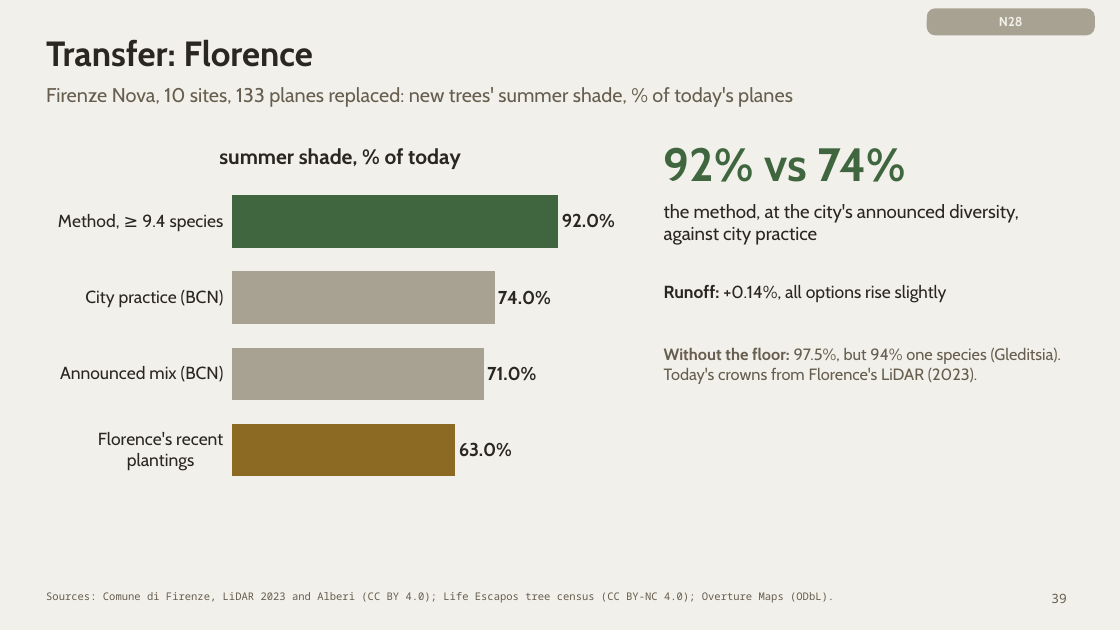
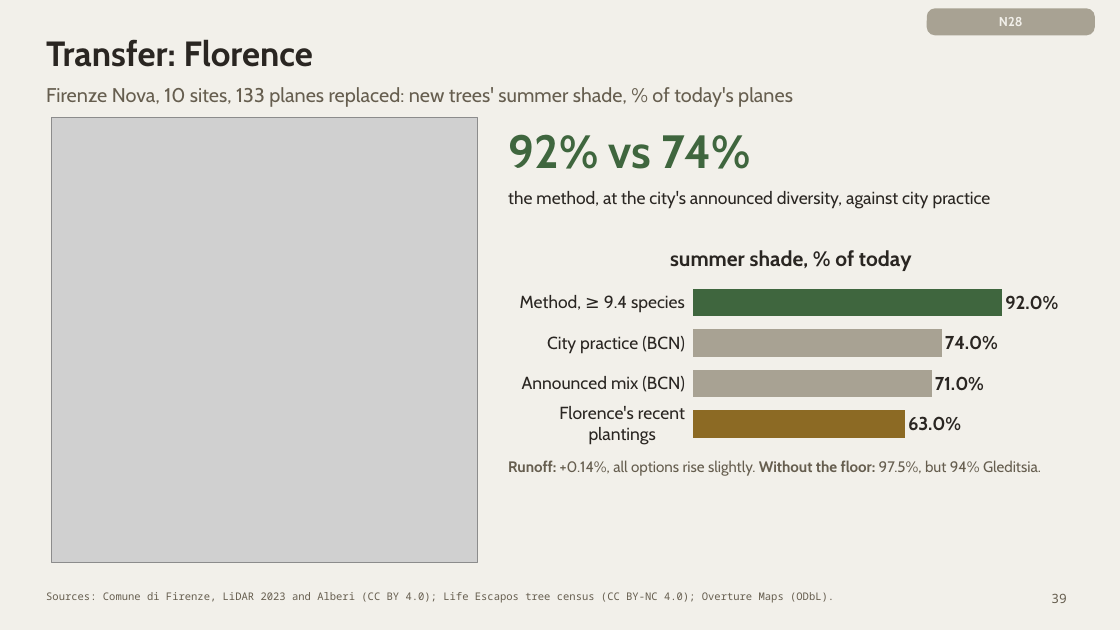
Before and after one commit to giofox96/shade-and-sponge, a slide deck: slide 39 of slides/final/shade_and_sponge_final_new.pptx. Drawn at 1120x630 pixels with LibreOffice and Linux fonts; fonts in the diff are those of the drawing; grey boxes stand for pictures. Boxes give left, top, right and bottom in pixels: in the first picture for what was removed or moved away, otherwise in the second. Text is boxed around its words. In the diff, an @@ line names an element or a change of style, - is before the commit and + after.

```diff
--- a/slides/final/shade_and_sponge_final_new.pptx
+++ b/slides/final/shade_and_sponge_final_new.pptx
@@ picture added at [51, 118, 477, 563] @@
@@ text "92% vs 74%": place and size @@
-text "92% vs 74%" at [664, 147, 1018, 245]
+text "92% vs 74%" at [508, 134, 991, 208]
@@ text at [508, 191, 991, 208]: size 16 to 15 pt in "the method, at the city's announced diversity, ..." @@
@@ bar chart: place and size @@
-bar chart at [46, 126, 634, 496]
+bar chart at [508, 231, 1074, 450]
@@ text removed at [664, 285, 947, 303] @@
-Runoff: +0.14%, all options rise slightly
@@ text at [508, 460, 1041, 476]: text changed; size 14 to 13 pt @@
-Without the floor: 97.5%, but 94% one species (Gleditsia). Today's crowns from Florence's LiDAR (2023).
+Runoff: +0.14%, all options rise slightly. Without the floor: 97.5%, but 94% Gleditsia.
```
Also in this commit, not shown: 2 other files.
